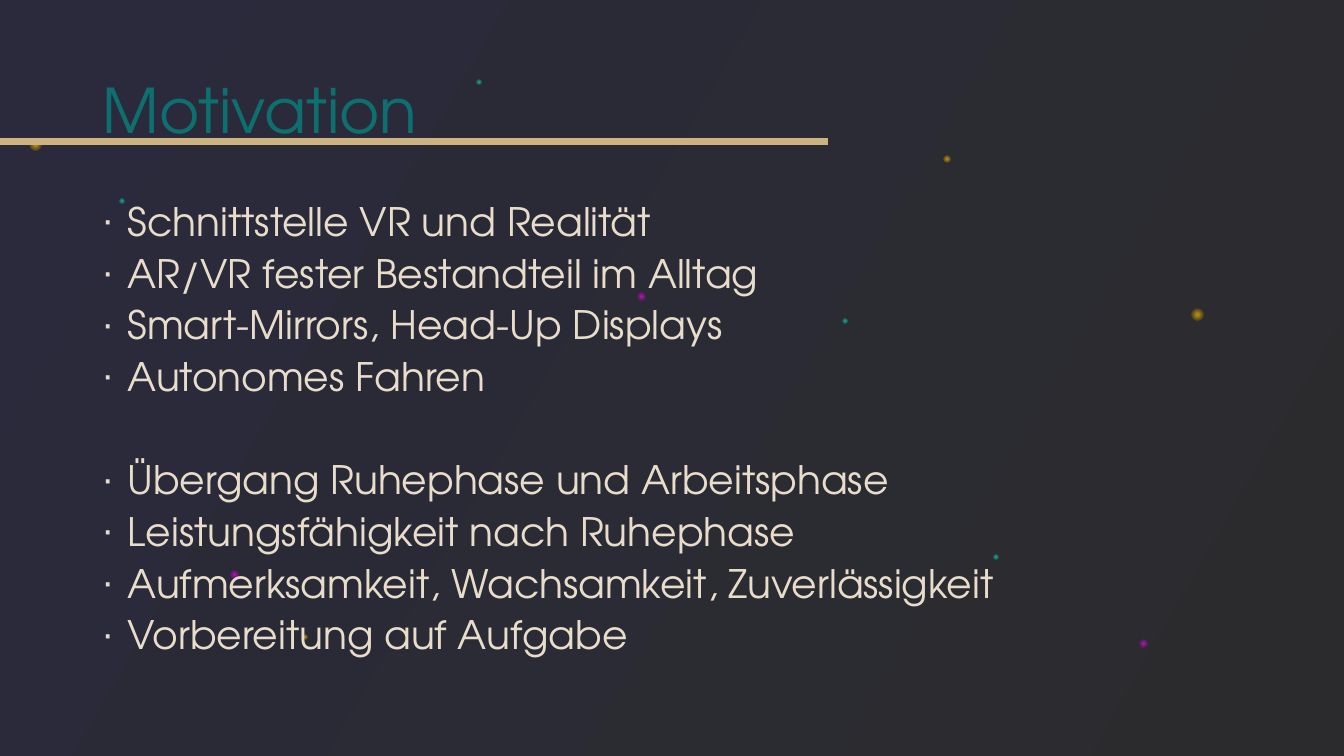
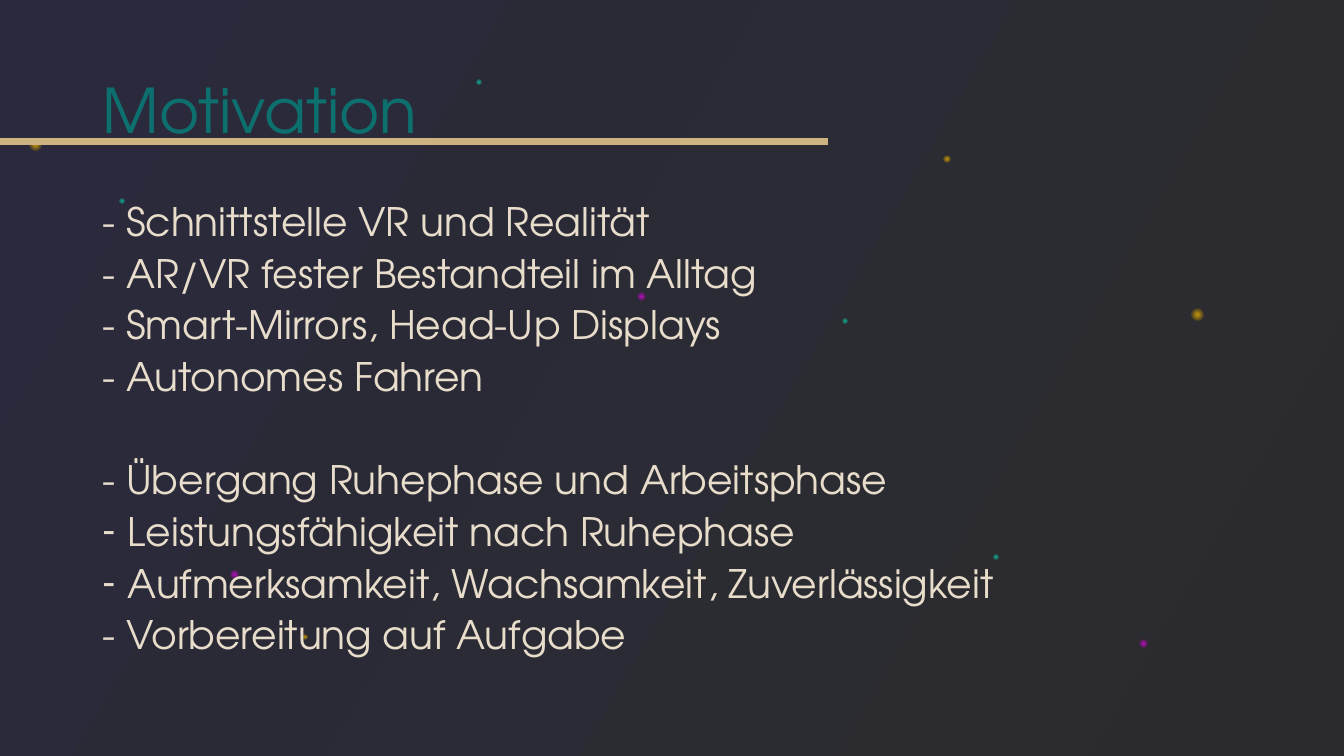
Before and after one commit to tlahmann/mci-af, a slide deck: slide 3 of presentation/Resync Studie.pptx. Drawn at 1344x756 pixels with LibreOffice and Linux fonts; fonts in the diff are those of the drawing. Boxes give left, top, right and bottom in pixels: in the first picture for what was removed or moved away, otherwise in the second. Text is boxed around its words. In the diff, an @@ line names an element or a change of style, - is before the commit and + after.

```diff
--- a/presentation/Resync Studie.pptx
+++ b/presentation/Resync Studie.pptx
@@ text at box(126, 206, 887, 503): text changed @@
-∙ Schnittstelle VR und Realität
-∙ AR/VR fester Bestandteil im Alltag
-∙ Smart-Mirrors, Head-Up Displays
-∙ Autonomes Fahren
-∙ Übergang Ruhephase und Arbeitsphase
+- Schnittstelle VR und Realität
+- AR/VR fester Bestandteil im Alltag
+- Smart-Mirrors, Head-Up Displays
+- Autonomes Fahren
+- Übergang Ruhephase und Arbeitsphase
@@ text at box(126, 620, 627, 658): text changed @@
-∙ Vorbereitung auf Aufgabe
+- Vorbereitung auf Aufgabe
```
Also in this commit, not shown: 10 other slides changed, 1 slide removed.
